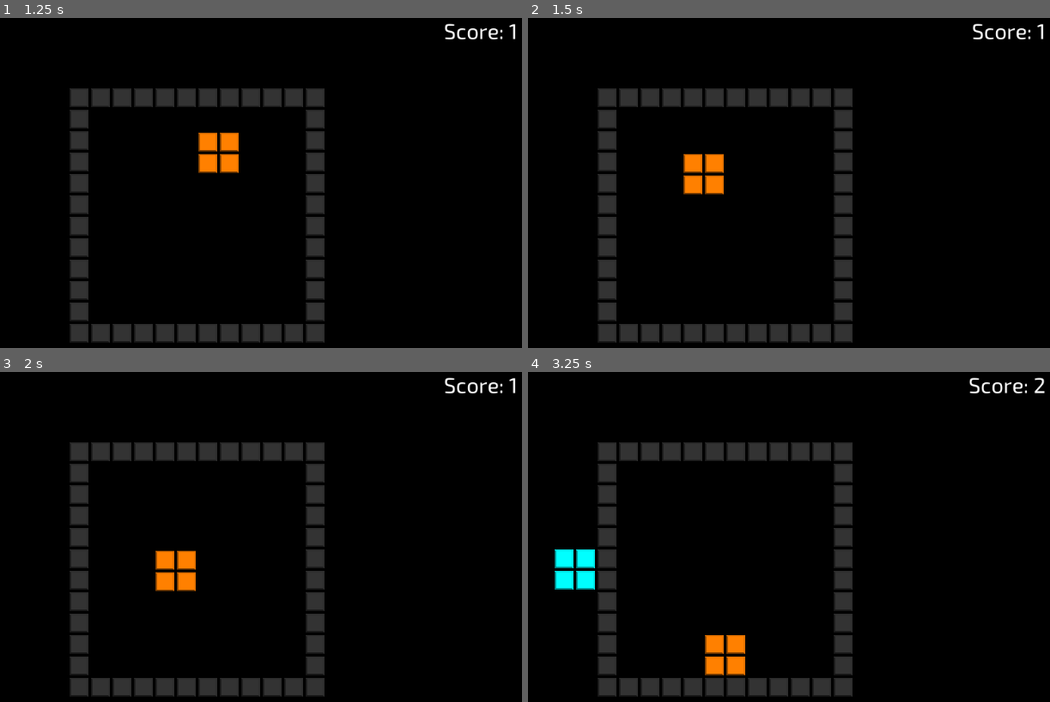
Above: before the commit, frames 1-4 (two rows, left to right).
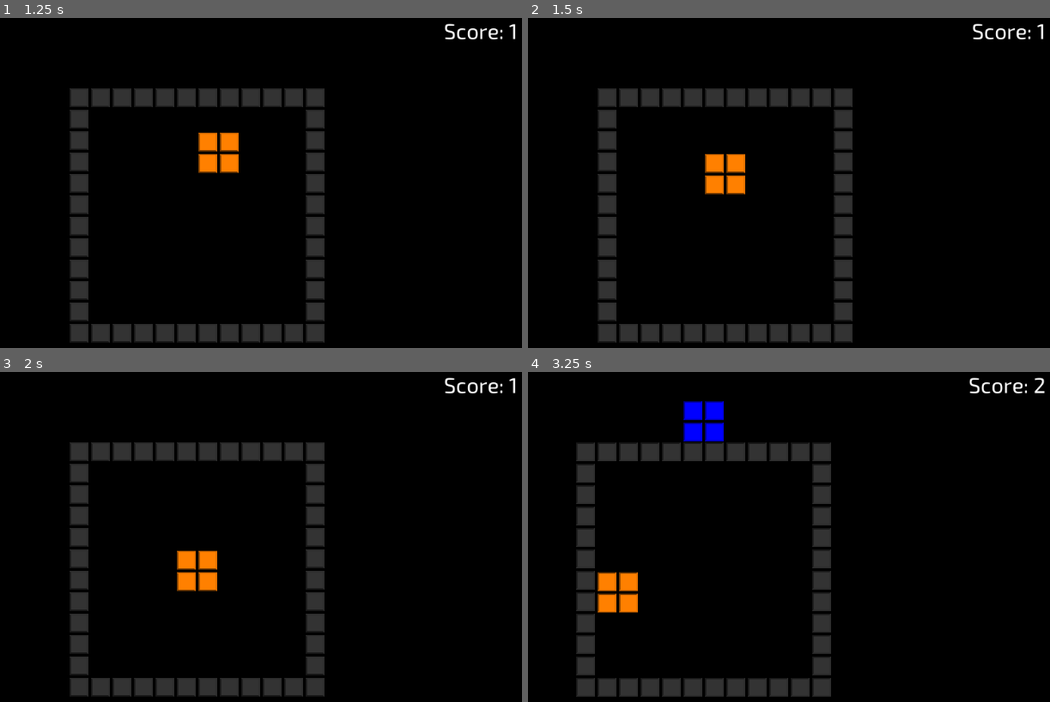
Above: after the commit, the same moments.

Repository: danielcannell/rotatris
Game: Godot game, scene res://Main.tscn
Same seed, same stepped clock (60 frames per second), same inputs: the game is played once before the commit and once after it.
Inputs:
- Up to frame 1 (1.25 s): hold Right (move_right) from 0.53 s (still down); tap Down (rotate_ccw) at 0.6 s
- Up to frame 2 (1.5 s): release Right (move_right) at 1.28 s; hold Left (move_left) from 1.28 s (still down); tap Up (rotate_cw) at 1.35 s
- Up to frame 3 (2 s): keep holding Left (move_left)
- Up to frame 4 (3.25 s): release Left (move_left) at 2.03 s; hold Right (move_right) from 2.03 s (still down); tap Down (rotate_ccw) at 2.1 s; tap Up (rotate_cw) at 2.85 s

Frame 1 is identical in both runs. In frame 2, 0.9% of the frame differs, in the area x 29-42%, y 41-54%; in frame 3, 0.9%; in frame 4, 11%, in the area x 5-63%, y 8-99%.

Commit message:
Proper rotation code

Diff:
--- a/Block.gd
+++ b/Block.gd
@@ -5,6 +5,9 @@
 
 var squares: Array; # of (int, int)
 var color: int;  # Colors
+
+var shape: int = -1
+var rot: int = 0
 
 # Global grid coordinate of the local (0, 0) position
 var coord := [0, 0]
@@ -22,101 +25,79 @@
 
 
 const SHAPES_ROTATIONS = {
-	"line_h": [[0,0], [1,0], [2,0], [3,0]],
-	"line_v": [[0,0], [0,1], [0,2], [0,3]],
-	"box": [[0,0], [0,1], [1,1], [1,0]],
-	"j_h_down": [[-1, 0], [0, 0], [1, 0], [1, 1]],
-	"j_v_left": [[0, -1], [0, 0], [0, 1], [-1, 1]],
-	"j_h_up": [[-1, 0], [0, 0], [1, 0], [-1, -1]],
-	"j_v_right": [[0, -1], [0, 0], [0, 1], [1, -1]],
-	"l_h_down": [[-1, 0], [0, 0], [1, 0], [-1, 1]],
-	"l_v_left": [[0, -1], [0, 0], [0, 1], [-1, -1]],
-	"l_h_up": [[-1, 0], [0, 0], [1, 0], [1, -1]],
-	"l_v_right": [[0, -1], [0, 0], [0, 1], [1, 1]],
-	"s_h":  [[-1, 1], [0, 1], [0, 0], [1, 0]],
-	"s_v":  [[0, 0], [0, -1], [1, 0], [1, 1]],
-	"t_down": [[-1, 0], [0, 0], [1, 0], [0, -1]],
-	"t_left": [[0, -1], [0, 0], [0, 1], [-1, 0]],
-	"t_up": [[-1, 0], [0, 0], [1, 0], [0, 1]],
-	"t_right": [[0, -1], [0, 0], [0, 1], [1, 0]],
-	"z_h":  [[-1, 0], [0, 0], [0, 1], [1, 1]],
-	"z_v":  [[0, -1], [0, 0], [1, 0], [1, 1]],
+    "line_h": [[0,0], [1,0], [2,0], [3,0]],
+    "line_v": [[0,0], [0,1], [0,2], [0,3]],
+    "box": [[0,0], [0,1], [1,1], [1,0]],
+    "j_h_down": [[-1, 0], [0, 0], [1, 0], [1, 1]],
+    "j_v_left": [[0, -1], [0, 0], [0, 1], [-1, 1]],
+    "j_h_up": [[-1, 0], [0, 0], [1, 0], [-1, -1]],
+    "j_v_right": [[0, -1], [0, 0], [0, 1], [1, -1]],
+    "l_h_down": [[-1, 0], [0, 0], [1, 0], [-1, 1]],
+    "l_v_left": [[0, -1], [0, 0], [0, 1], [-1, -1]],
+    "l_h_up": [[-1, 0], [0, 0], [1, 0], [1, -1]],
+    "l_v_right": [[0, -1], [0, 0], [0, 1], [1, 1]],
+    "s_h":  [[-1, 1], [0, 1], [0, 0], [1, 0]],
+    "s_v":  [[0, 0], [0, -1], [1, 0], [1, 1]],
+    "t_down": [[-1, 0], [0, 0], [1, 0], [0, -1]],
+    "t_left": [[0, -1], [0, 0], [0, 1], [-1, 0]],
+    "t_up": [[-1, 0], [0, 0], [1, 0], [0, 1]],
+    "t_right": [[0, -1], [0, 0], [0, 1], [1, 0]],
+    "z_h":  [[-1, 0], [0, 0], [0, 1], [1, 1]],
+    "z_v":  [[0, -1], [0, 0], [1, 0], [1, 1]],
 }
 
 const SHAPE_ROT_LOOKUP = {
-	Globals.DefaultShapes.I: {
-		0: SHAPES_ROTATIONS["line_v"],
-		1: SHAPES_ROTATIONS["line_h"],
-		2: SHAPES_ROTATIONS["line_v"],
-		3: SHAPES_ROTATIONS["line_h"],
-	},
-	Globals.DefaultShapes.O: {
-		0: SHAPES_ROTATIONS["box"],
-		1: SHAPES_ROTATIONS["box"],
-		2: SHAPES_ROTATIONS["box"],
-		3: SHAPES_ROTATIONS["box"],
-	},
-	Globals.DefaultShapes.J: {
-		0: SHAPES_ROTATIONS["j_h_down"],
-		1: SHAPES_ROTATIONS["j_v_left"],
-		2: SHAPES_ROTATIONS["j_h_up"],
-		3: SHAPES_ROTATIONS["j_v_right"],
-	},
-	Globals.DefaultShapes.L: {
-		0: SHAPES_ROTATIONS["l_h_down"],
-		1: SHAPES_ROTATIONS["l_v_left"],
-		2: SHAPES_ROTATIONS["l_h_up"],
-		3: SHAPES_ROTATIONS["l_v_right"],
-	},
-	Globals.DefaultShapes.S: {
-		0: SHAPES_ROTATIONS["s_h"],
-		1: SHAPES_ROTATIONS["s_v"],
-		2: SHAPES_ROTATIONS["s_h"],
-		3: SHAPES_ROTATIONS["s_v"],
-	},
-	Globals.DefaultShapes.Z: {
-		0: SHAPES_ROTATIONS["z_h"],
-		1: SHAPES_ROTATIONS["z_v"],
-		2: SHAPES_ROTATIONS["z_h"],
-		3: SHAPES_ROTATIONS["z_v"],
-	},
-	Globals.DefaultShapes.T: {
-		0: SHAPES_ROTATIONS["t_down"],
-		1: SHAPES_ROTATIONS["t_left"],
-		2: SHAPES_ROTATIONS["t_up"],
-		3: SHAPES_ROTATIONS["t_right"],
-	},
+    Globals.DefaultShapes.I: {
+        0: SHAPES_ROTATIONS["line_v"],
+        1: SHAPES_ROTATIONS["line_h"],
+        2: SHAPES_ROTATIONS["line_v"],
+        3: SHAPES_ROTATIONS["line_h"],
+    },
+    Globals.DefaultShapes.O: {
+        0: SHAPES_ROTATIONS["box"],
+        1: SHAPES_ROTATIONS["box"],
+        2: SHAPES_ROTATIONS["box"],
+        3: SHAPES_ROTATIONS["box"],
+    },
+    Globals.DefaultShapes.J: {
+        0: SHAPES_ROTATIONS["j_h_down"],
+        1: SHAPES_ROTATIONS["j_v_left"],
+        2: SHAPES_ROTATIONS["j_h_up"],
+        3: SHAPES_ROTATIONS["j_v_right"],
+    },
+    Globals.DefaultShapes.L: {
+        0: SHAPES_ROTATIONS["l_h_down"],
+        1: SHAPES_ROTATIONS["l_v_left"],
+        2: SHAPES_ROTATIONS["l_h_up"],
+        3: SHAPES_ROTATIONS["l_v_right"],
+    },
+    Globals.DefaultShapes.S: {
+        0: SHAPES_ROTATIONS["s_h"],
+        1: SHAPES_ROTATIONS["s_v"],
+        2: SHAPES_ROTATIONS["s_h"],
+        3: SHAPES_ROTATIONS["s_v"],
+    },
+    Globals.DefaultShapes.Z: {
+        0: SHAPES_ROTATIONS["z_h"],
+        1: SHAPES_ROTATIONS["z_v"],
+        2: SHAPES_ROTATIONS["z_h"],
+        3: SHAPES_ROTATIONS["z_v"],
+    },
+    Globals.DefaultShapes.T: {
+        0: SHAPES_ROTATIONS["t_down"],
+        1: SHAPES_ROTATIONS["t_left"],
+        2: SHAPES_ROTATIONS["t_up"],
+        3: SHAPES_ROTATIONS["t_right"],
+    },
 }
 
 
 # shape is Globals.DefaultShapes
 func from_shape(shape: int):
     self.color = randi() % Globals.Colors.size()
-
-    if shape == Globals.DefaultShapes.I:
-        self.squares = [[0,0], [0,1], [0,2], [0,3]]
-    elif shape == Globals.DefaultShapes.J:
-        self.squares = [[0,0], [0,1], [1,1], [2,1]]
-    elif shape == Globals.DefaultShapes.L:
-        self.squares = [[0,0], [0,1], [1,0], [2,0]]
-    elif shape == Globals.DefaultShapes.O:
-        self.squares = [[0,0], [0,1], [1,1], [1,0]]
-    elif shape == Globals.DefaultShapes.Z:
-        self.squares = [[0,0], [0,1], [1,1], [1,2]]
-    elif shape == Globals.DefaultShapes.S:
-        self.squares = [[1,0], [1,1], [0,1], [0,2]]
-    elif shape == Globals.DefaultShapes.T:
-        self.squares = [[0,0], [1,0], [1,1], [2,0]]
-    else:
-        assert(false)
-
-    # Super hacky code!!! REMOVE ME
-    var centre := [0, 0]
-    for square in self.squares:
-        centre = [centre[0] + square[0], centre[1] + square[1]]
-    centre = [int(centre[0] / 4), int(centre[1] / 4)]
-    for i in range(len(self.squares)):
-        self.squares[i] = [self.squares[i][0] - centre[0], self.squares[i][1] - centre[1]]
+    self.shape = shape
+    self.rot = randi() % 4
+    self.squares = SHAPE_ROT_LOOKUP[self.shape][self.rot]
 
 
 func random():
@@ -217,10 +198,8 @@
 
 
 func try_rotate(grid: Dictionary, rotate: int):
-    var new_squares := [] + self.squares
-    for i in range(rotate):
-        for j in range(len(new_squares)):
-            new_squares[j] = [-new_squares[j][1], new_squares[j][0]]
+    var new_rot = (self.rot + 1) % 4
+    var new_squares = SHAPE_ROT_LOOKUP[self.shape][new_rot]
 
     for square in new_squares:
         var c := [self.coord[0] + square[0], self.coord[1] + square[1]]
@@ -241,5 +220,6 @@
 
     self.erase_grid(grid)
     self.squares = new_squares
+    self.rot = new_rot
     self.update_shape()
     self.fill_grid(grid)
